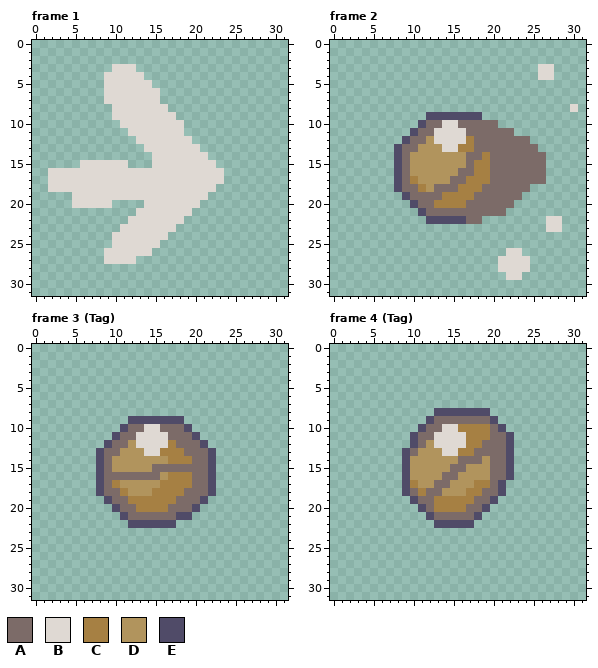
Two versions of one pixel-art file, bullets/nut_bullet/nut_bullet.aseprite. Above: the version before the commit.
32x32 pixels, 10 frames. Shown: frame 1, frame 2, frame 3 (Tag), frame 4 (Tag). The commit also changed other frames, which this record leaves out.
Palette (. is transparent): A #7c6b68  B #dfd9d3  C #a68043  D #b1945d  E #504b68
Once edited:
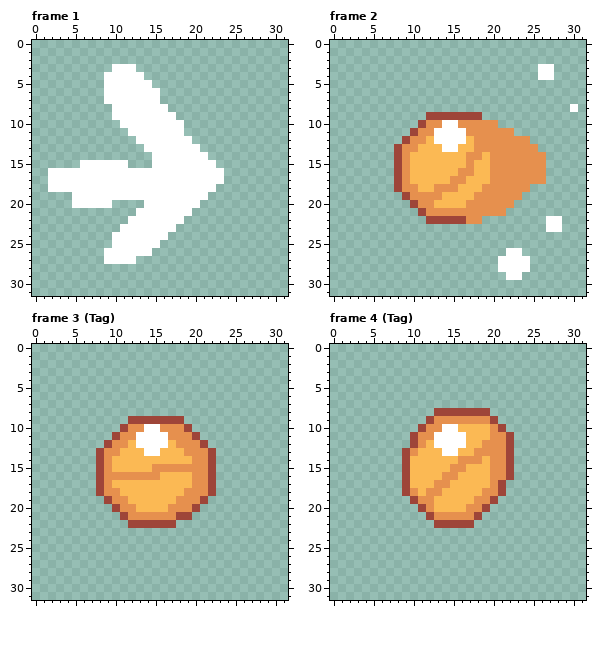
Edits made:
colour A: #7c6b68 -> #e6904e
colour B: #dfd9d3 -> #ffffff
colour D: #b1945d -> #fbb954
colour E: #504b68 -> #9e4539
Frame 2:
y 12: x 17 C -> D
y 13: x 16..17 CC -> DD
y 14: x 19 C -> D
y 15..16: x 18..19 CC -> DD
y 17: x 10 C -> D; x 17..19 CCC -> DDD
y 18: x 11 C -> D; x 16..18 CCC -> DDD
y 19: x 14..17 CCCC -> DDDD
y 20: x 13..16 CCCC -> DDDD
Frame 3 (Tag):
y 12: x 17 C -> D
y 13: x 16..18 CCC -> DDD
y 14: x 17..19 CCC -> DDD
y 16: x 17..19 CCC -> DDD
y 17: x 10 C -> D; x 16..19 CCCC -> DDDD
y 18: x 11 C -> D; x 15..18 CCCC -> DDDD
y 19: x 12..17 CCCCCC -> DDDDDD
y 20: x 13..16 CCCC -> DDDD
Frame 4 (Tag):
y 10: x 16..19 CCCC -> DDDD
y 11: x 17..19 CCC -> DDD
y 12: x 17..18 CC -> DD
y 13: x 16..17 CC -> DD
y 17: x 10 C -> D; x 18..19 CC -> DD
y 18: x 11 C -> D; x 17..18 CC -> DD
y 19: x 13..17 CCCCC -> DDDDD
y 20: x 13..16 CCCC -> DDDD
Where, in picture pixels (left, top, right, bottom), the same in both pictures:
changed: (48, 64, 224, 264)
changed: (538, 64, 578, 112)
changed: (394, 112, 562, 280)
changed: (96, 416, 216, 528)
changed: (402, 408, 514, 528)
